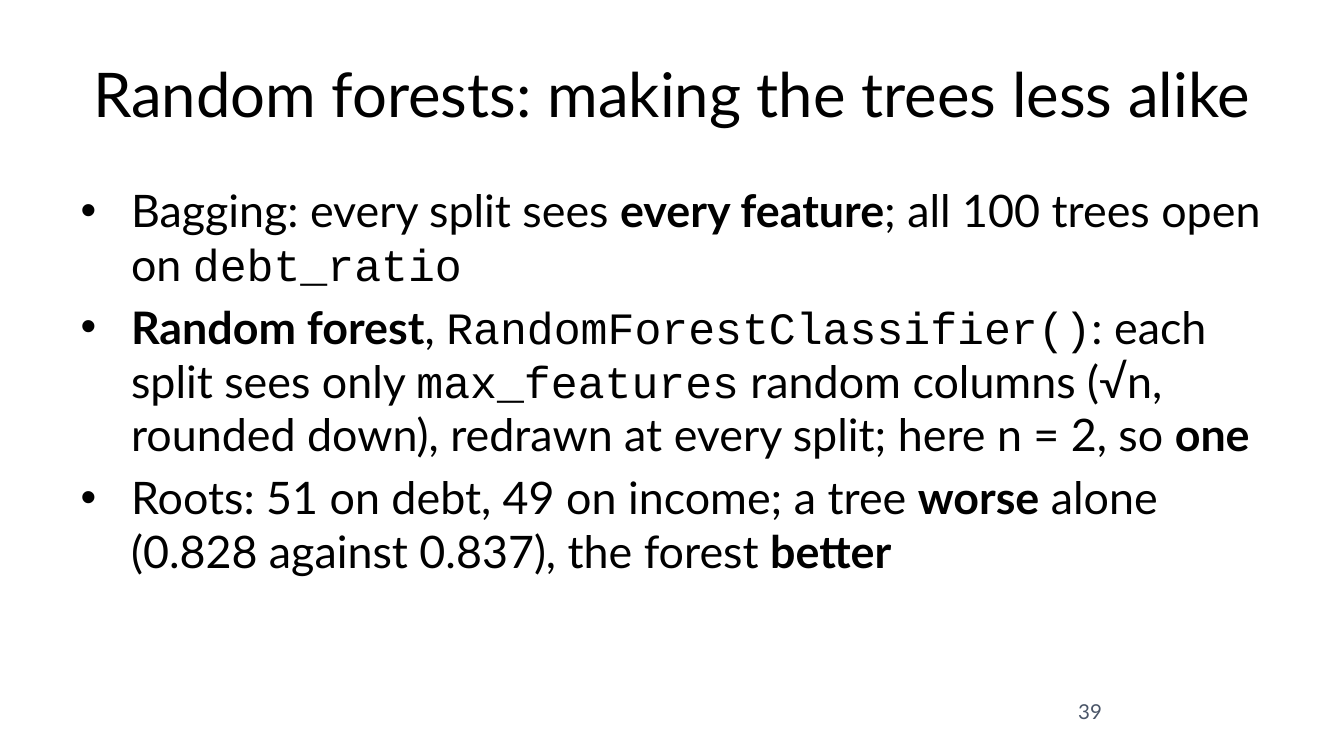
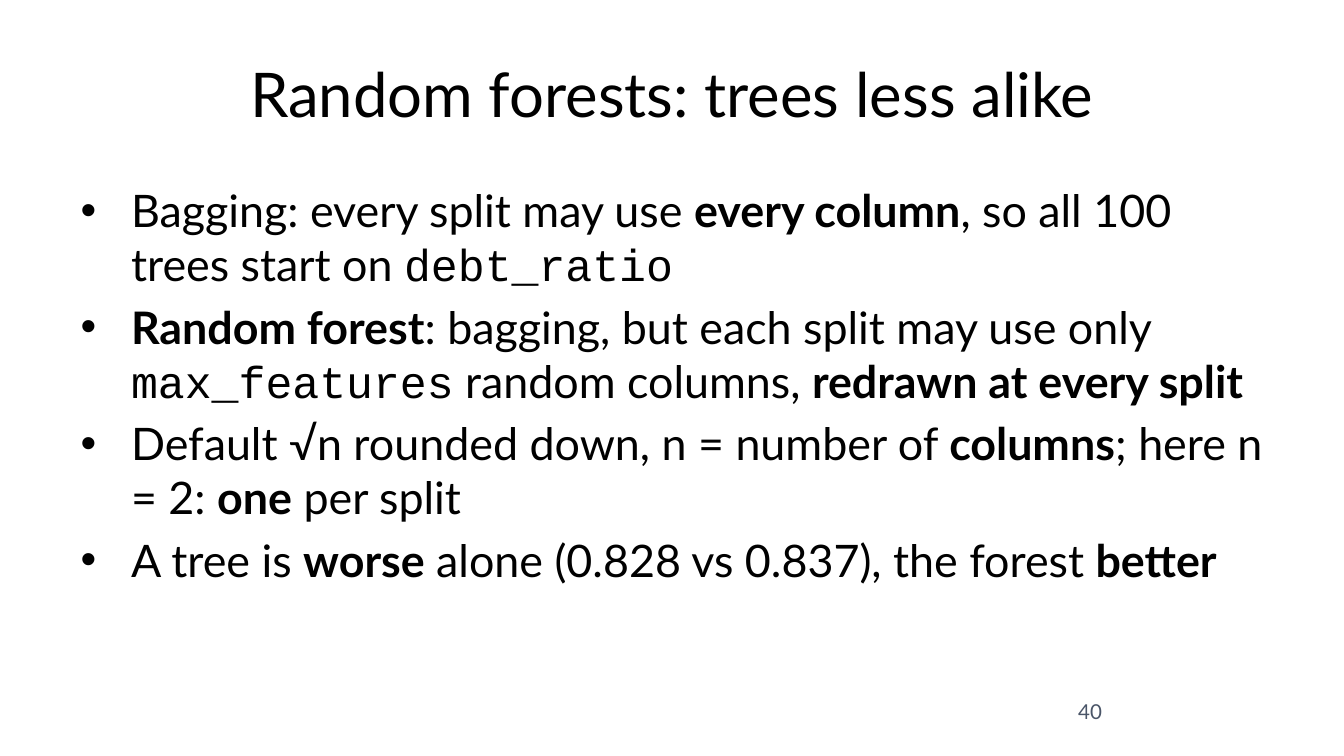
Before and after one commit to fabioantonini/technologies-for-artificial-intelligence, a slide deck: slide 40 of Lessons/07_trees_and_ensembles/Slides/trees_and_ensembles_slides.pptx (slide 39 before the commit). Drawn at 1344x756 pixels with LibreOffice and Linux fonts; fonts in the diff are those of the drawing; background and template pictures are left out. Boxes give left, top, right and bottom in pixels: in the first picture for what was removed or moved away, otherwise in the second. Text is boxed around its words. In the diff, an @@ line names an element or a change of style, - is before the commit and + after.

```diff
--- a/Lessons/07_trees_and_ensembles/Slides/trees_and_ensembles_slides.pptx
+++ b/Lessons/07_trees_and_ensembles/Slides/trees_and_ensembles_slides.pptx
@@ title at box(250, 71, 1093, 118): text changed @@
-Random forests: making the trees less alike
+Random forests: trees less alike
@@ text at box(131, 193, 1262, 584): text changed @@
-• Bagging: every split sees every feature; all 100 trees open on debt_ratio
-• Random forest, RandomForestClassifier(): each split sees only max_features random columns (√n, rounded down), redrawn at every split; here n = 2, so one
-• Roots: 51 on debt, 49 on income; a tree worse alone (0.828 against 0.837), the forest better
+• Bagging: every split may use every column, so all 100 trees start on debt_ratio
+• Random forest: bagging, but each split may use only max_features random columns, redrawn at every split
+• Default √n rounded down, n = number of columns; here n = 2: one per split
+• A tree is worse alone (0.828 vs 0.837), the forest better
@@ page number at box(1078, 704, 1102, 719): text changed @@
-39
+40
```
Also in this commit, not shown: 12 other slides changed, 2 slides added, 1 slide removed, 12 other files.
